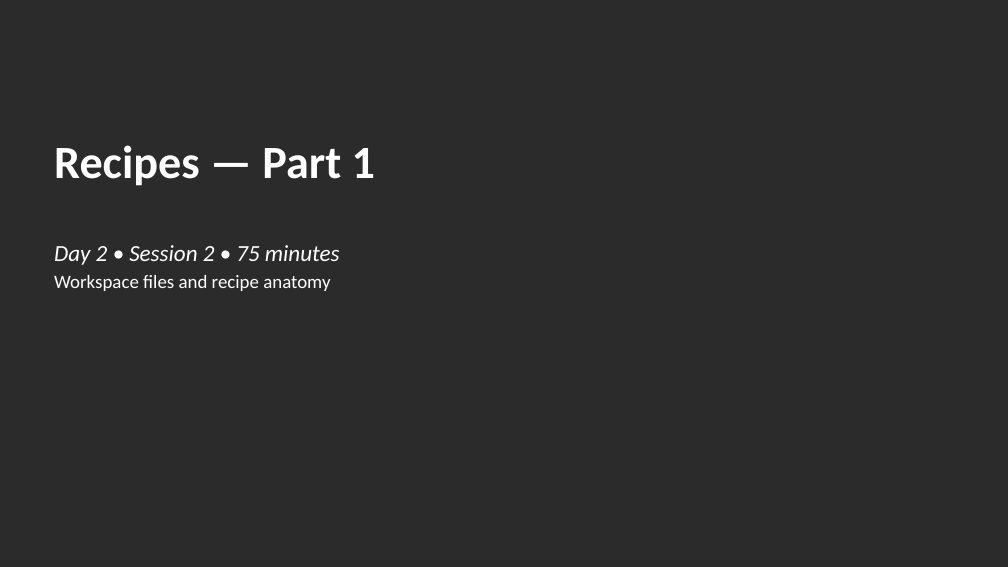
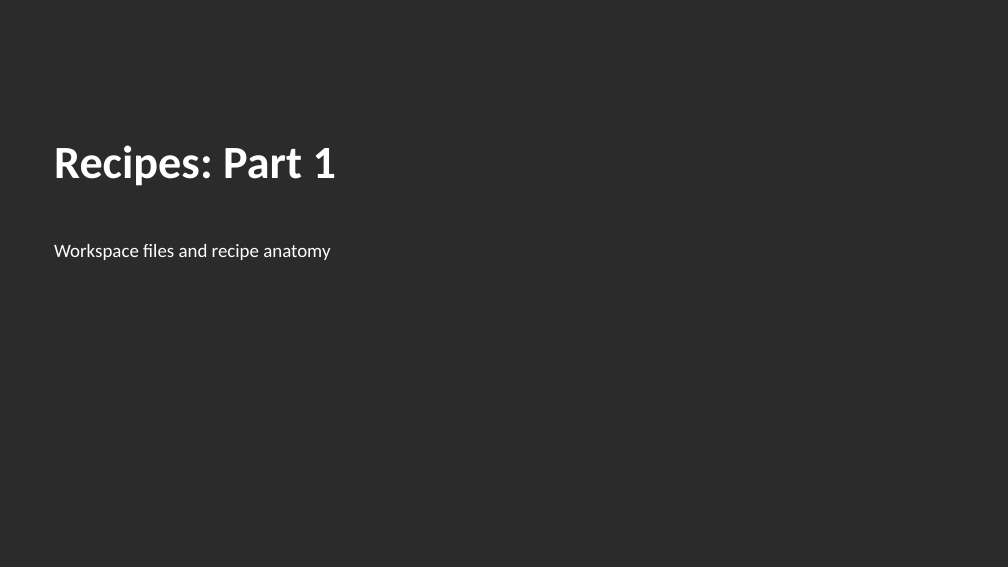
Before and after one commit to EmertxeInfoTech/Allegion-Training-Materials, a slide deck: slide 1 of yocto_training_all_session_decks/session_decks/D2S2_Recipes_Part1.pptx. Drawn at 1008x567 pixels with LibreOffice and Linux fonts; fonts in the diff are those of the drawing; background and template pictures are left out; a plain dark background stands for a picture behind light text. Boxes give left, top, right and bottom in pixels: in the first picture for what was removed or moved away, otherwise in the second. Text is boxed around its words. In the diff, an @@ line names an element or a change of style, - is before the commit and + after.

```diff
--- a/yocto_training_all_session_decks/session_decks/D2S2_Recipes_Part1.pptx
+++ b/yocto_training_all_session_decks/session_decks/D2S2_Recipes_Part1.pptx
@@ title at [54,145,336,186]: text changed @@
-Recipes — Part 1
+Recipes: Part 1
@@ subtitle at [54,245,340,265]: paragraph removed @@
-Day 2 • Session 2 • 75 minutes
```
Also in this commit, not shown: 8 other slides changed, 18 other files.
